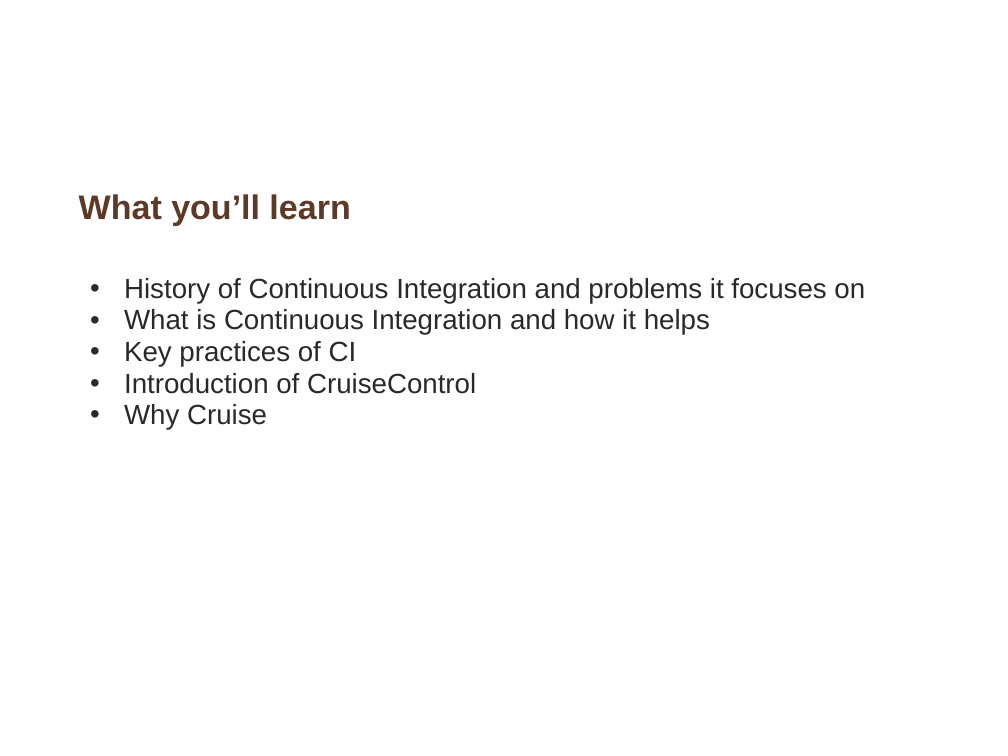
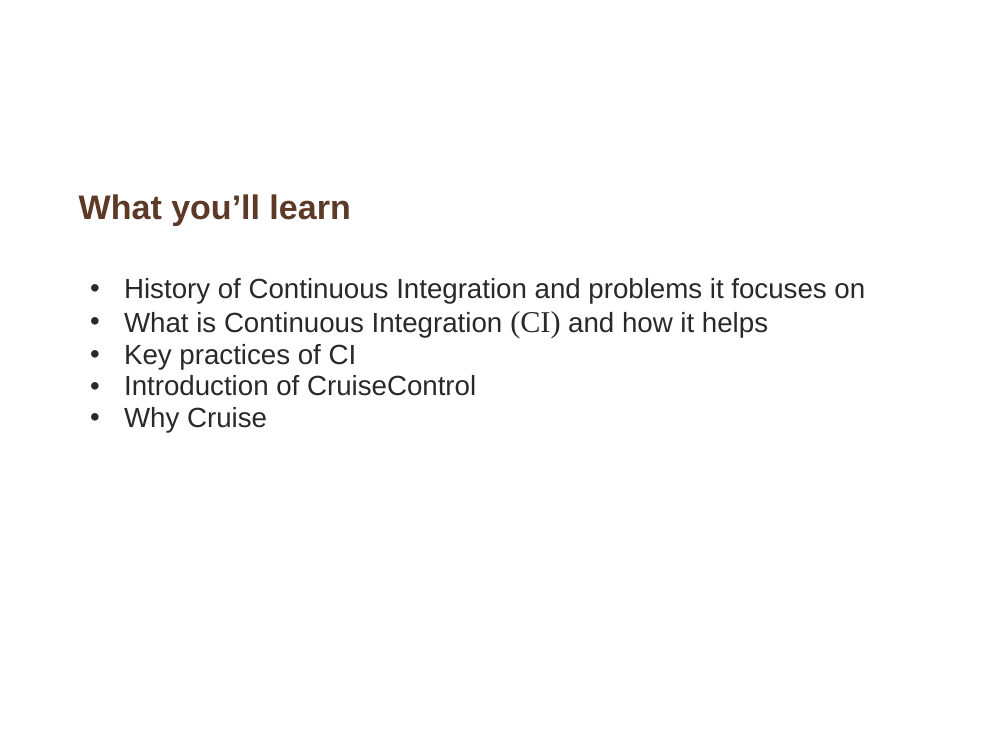
Before and after one commit to whimet/cruisetraining, a slide deck: slide 2 of Introduction_continuous_integration.ppt. Drawn at 1008x756 pixels with LibreOffice and Linux fonts; fonts in the diff are those of the drawing; background and template pictures are left out. Boxes give left, top, right and bottom in pixels: in the first picture for what was removed or moved away, otherwise in the second. Text is boxed around its words. In the diff, an @@ line names an element or a change of style, - is before the commit and + after.

```diff
--- a/Introduction_continuous_integration.ppt
+++ b/Introduction_continuous_integration.ppt
@@ text at [124,311,768,337]: text changed @@
-  • What is Continuous Integration and how it helps
+  • What is Continuous Integration (CI) and how it helps
```
Also in this commit, not shown: 5 other slides changed, 1 slide added, 1 other file.
